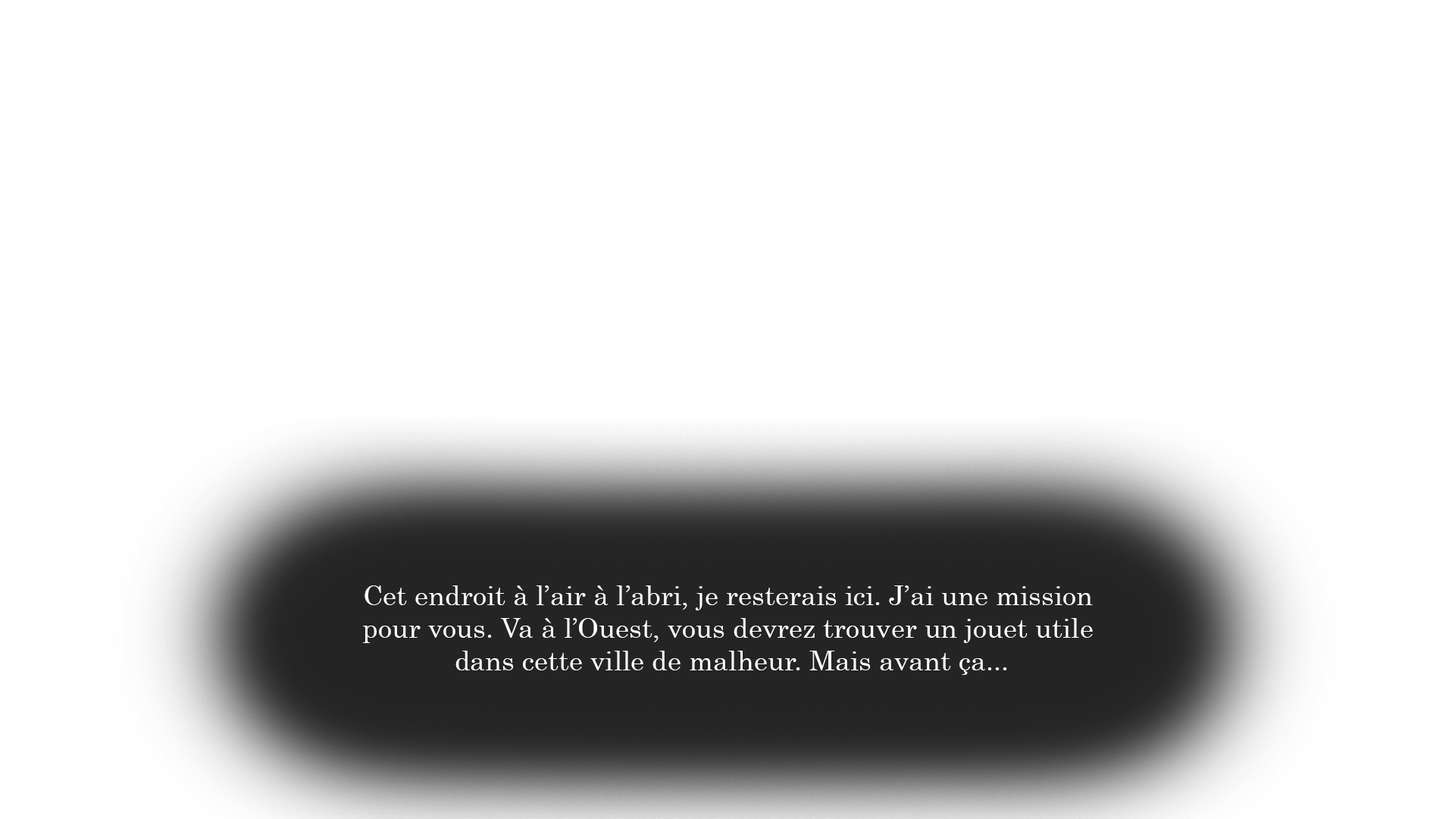
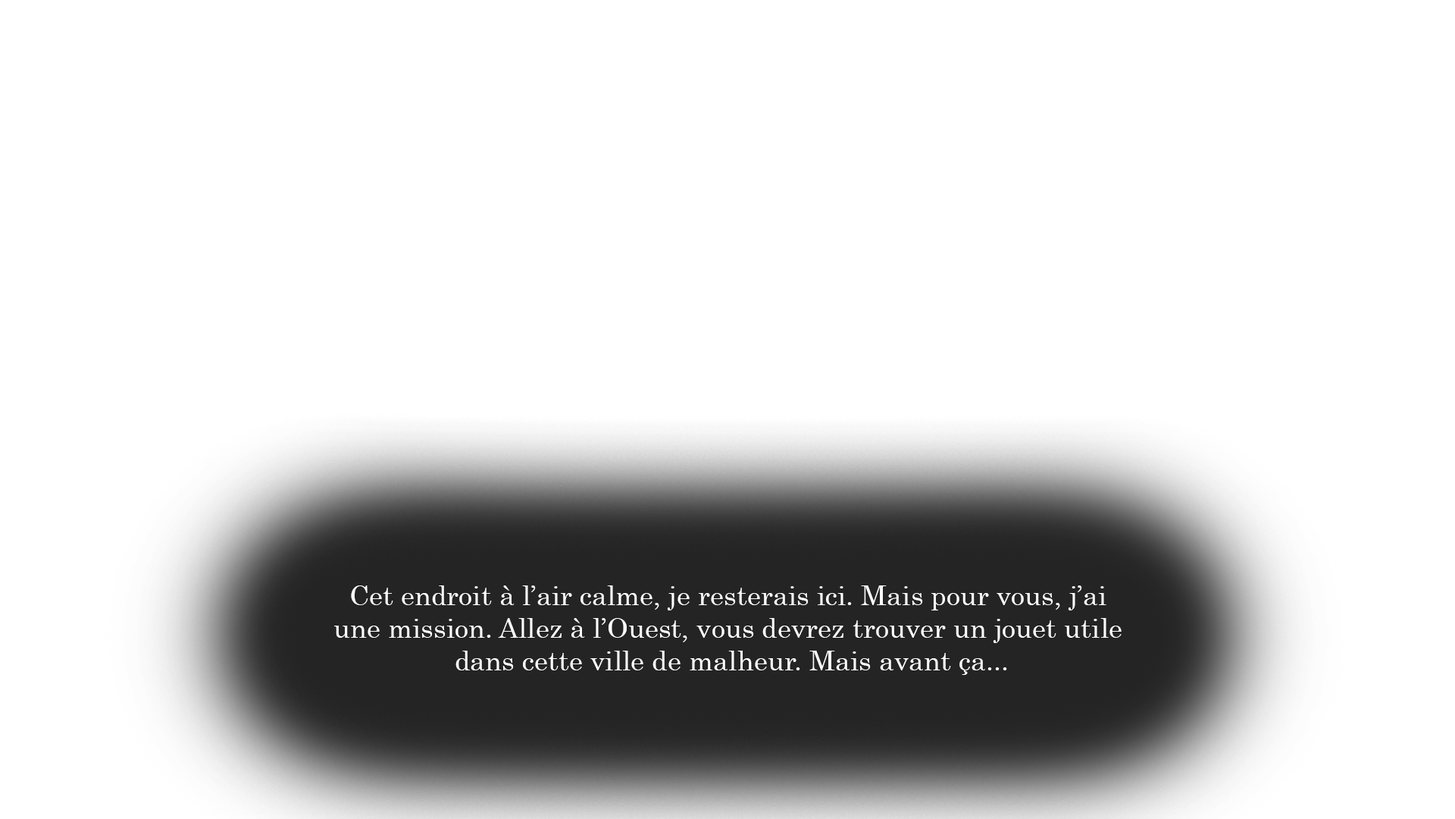
Layered file, before and after one edit (1455×819). Changes by layer:
renamed "Cet endroit à l’air à l’abri, je resterais ici. J’ai une missio" to "Cet endroit à l’air calme, je resterais ici. Mais pour vous, j’", painted on it over [334, 585, 1122, 643]
